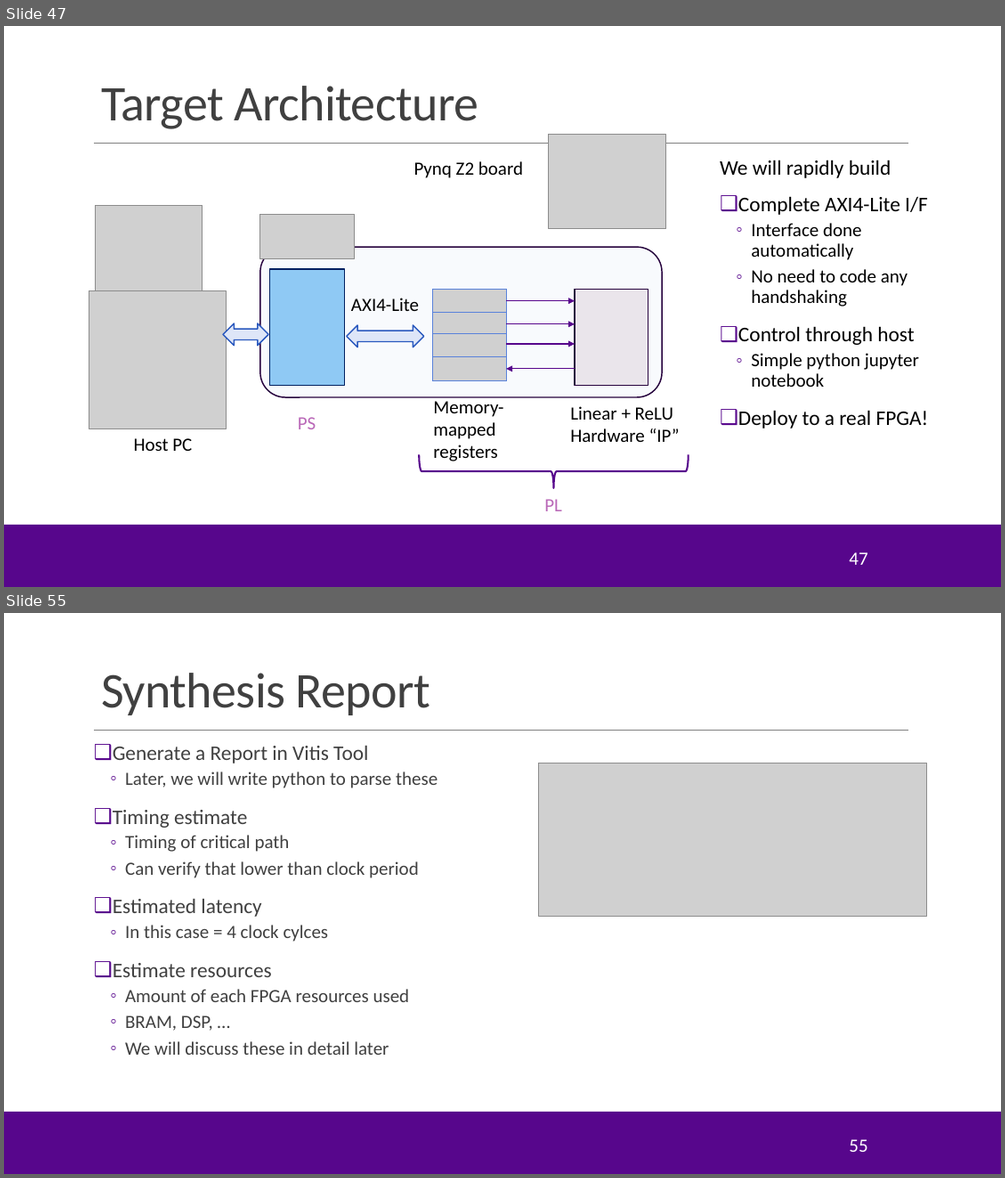
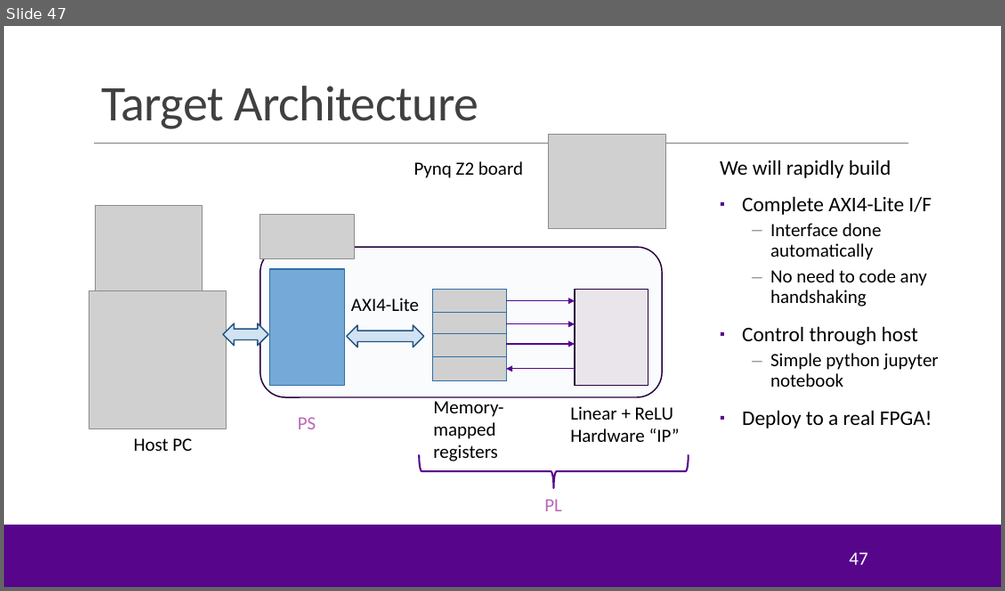
Before and after one commit to sdrangan/hwdesign, a slide deck: units/unit04_procif/procif.pptx. Shown one above the other, each under a label of ours: slides 47 and 55 before the commit, slide 47 after it; the slides between them are not shown. The pictures are 1005x1178 and 1005x591 pixels, drawn with LibreOffice and Linux fonts; fonts in the diff are those of the drawing; grey boxes stand for pictures; background and template pictures are left out. Boxes give left, top, right and bottom in pixels: in the first picture for what was removed or moved away, otherwise in the second. Text is boxed around its words. In the diff, an @@ line names an element or a change of style, - is before the commit and + after.

```diff
--- a/units/unit04_procif/procif.pptx
+++ b/units/unit04_procif/procif.pptx
@@ slide 55 removed at (4, 613, 1001, 1174), background #FFFFFF; not listed: 3 template elements that a slide beside it also shows @@
@@ title removed at (101, 673, 430, 715) @@
-Synthesis Report
@@ text removed at (113, 746, 437, 1054) @@
-❑ Generate a Report in Vitis Tool
-  ◦ Later, we will write python to parse these
-❑ Timing estimate
-  ◦ Timing of critical path
-  ◦ Can verify that lower than clock period
-❑ Estimated latency
-  ◦ In this case = 4 clock cylces
-❑ Estimate resources
-  ◦ Amount of each FPGA resources used
-  ◦ BRAM, DSP, …
-  ◦ We will discuss these in detail later
@@ picture removed at (539, 763, 927, 916) @@
@@ page number removed at (849, 1139, 867, 1151) @@
-55
@@ slide 47 changed as well @@
@@ text at (742, 196, 938, 428): bullet ❑ to ▪; bullet ◦ to –; bullet colour #57068C to #999999 @@
@@ rounded rectangle at (260, 247, 662, 397): fill #DEE6F8 at 20% opacity to #E3EDF6 at 20% opacity @@
@@ rectangle at (269, 269, 344, 385): fill #8FC9F4 to #75A9D8; outline #002060 1.25 pt to #2F6FA8 1.25 pt @@
@@ left right arrow at (223, 323, 268, 346): fill #DEE6F8 to #D1E2F2; outline #2958BE 1.25 pt to #23537E 1.25 pt @@
@@ left right arrow at (347, 325, 423, 346): fill #DEE6F8 to #D1E2F2; outline #2958BE 1.25 pt to #23537E 1.25 pt @@
```
Also in this commit, not shown: 6 other slides changed, 5 slides added, 12 other slides removed, 3 other files.
